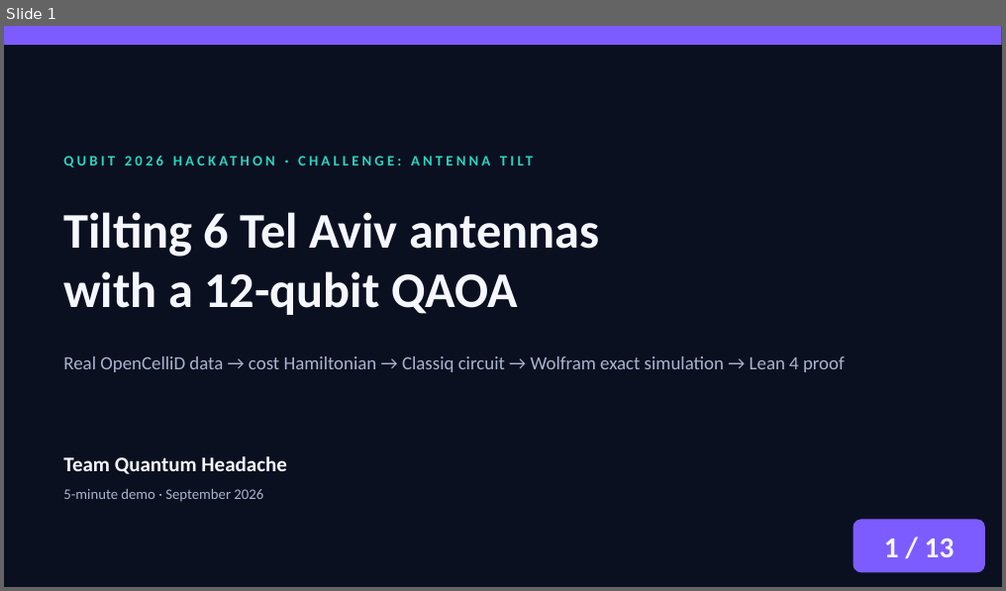
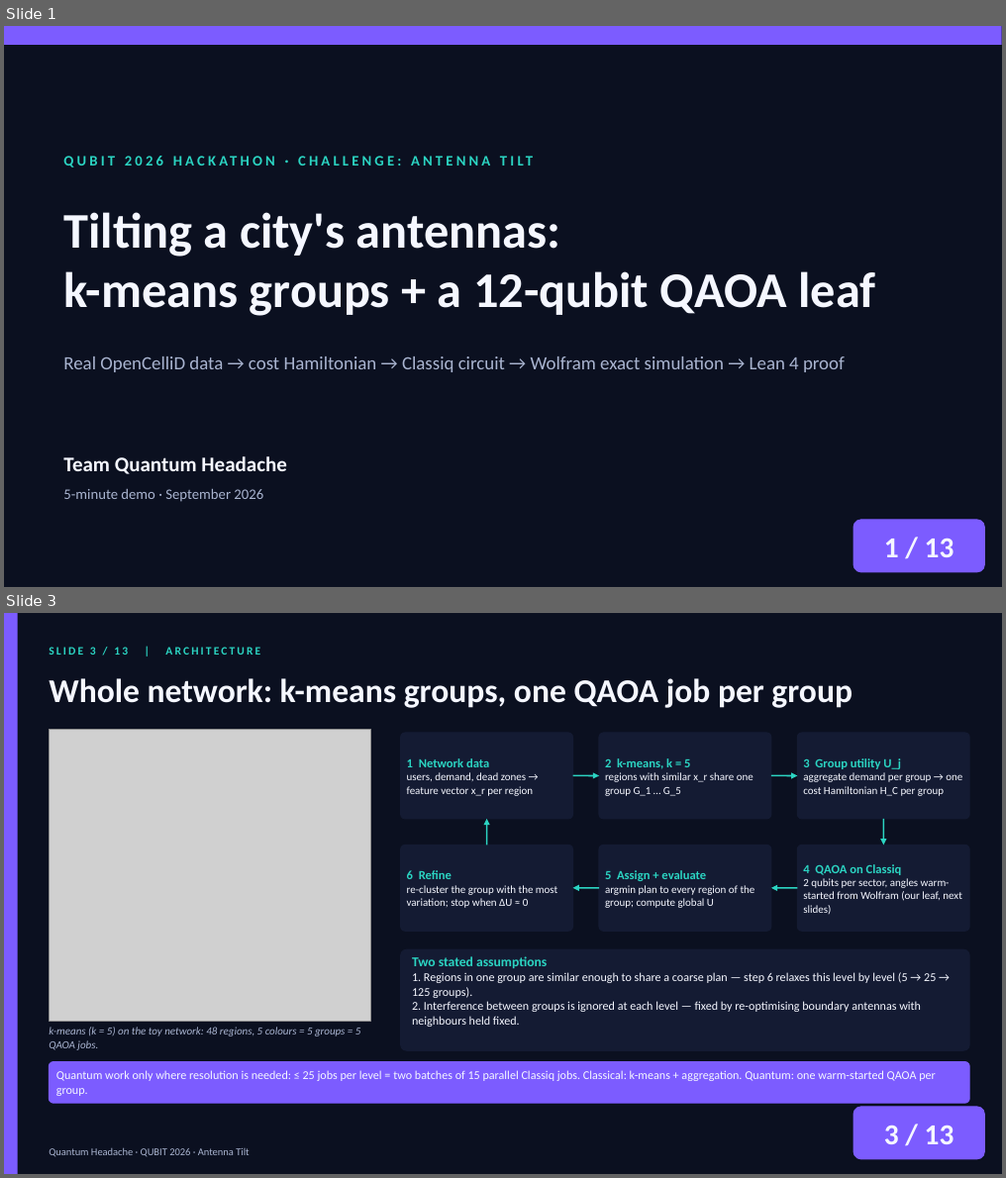
Before and after one commit to zuwasi/quantum-headache-antenna-tilt, a slide deck: presentation/QuantumHeadache_AntennaTilt.pptx. Shown one above the other, each under a label of ours: slide 1 before the commit, slides 1 and 3 after it; the slides between them are not shown. The pictures are 1006x591 and 1006x1178 pixels, drawn with LibreOffice and Linux fonts; fonts in the diff are those of the drawing; grey boxes stand for pictures. Boxes give left, top, right and bottom in pixels: in the first picture for what was removed or moved away, otherwise in the second. Text is boxed around its words. In the diff, an @@ line names an element or a change of style, - is before the commit and + after.

```diff
--- a/presentation/QuantumHeadache_AntennaTilt.pptx
+++ b/presentation/QuantumHeadache_AntennaTilt.pptx
@@ slide 3 added at [4, 613, 1002, 1174], background #0B1020 @@
@@ rectangle added at [4, 613, 18, 1174], fill #7C5CFF @@
@@ text added at [49, 647, 260, 655], 11 pt, text #2BD4C2, bold @@
+SLIDE 3 / 13 | ARCHITECTURE
@@ text added at [49, 678, 852, 708], 32 pt, text #F5F7FF, bold @@
+Whole network: k-means groups, one QAOA job per group
@@ picture added at [49, 729, 371, 1021] @@
@@ rounded rectangle added at [401, 733, 573, 819], fill #141B33, outline #141B33 1 pt @@
@@ text added at [407, 759, 533, 796], 10.5 pt, text #F5F7FF @@
+1 Network data
+users, demand, dead zones → feature vector x_r per region
@@ rounded rectangle added at [599, 733, 771, 819], fill #141B33, outline #141B33 1 pt @@
@@ text added at [605, 759, 753, 796], 10.5 pt, text #F5F7FF @@
+2 k-means, k = 5
+regions with similar x_r share one group G_1 … G_5
@@ rounded rectangle added at [798, 733, 969, 819], fill #141B33, outline #141B33 1 pt @@
@@ text added at [803, 759, 962, 796], 10.5 pt, text #F5F7FF @@
+3 Group utility U_j
+aggregate demand per group → one cost Hamiltonian H_C per group
@@ arrow added from (573, 775) to (599, 776), #2BD4C2 1.5 pt @@
@@ arrow added from (771, 775) to (798, 776), #2BD4C2 1.5 pt @@
@@ arrow added from (487, 845) to (487, 819), #2BD4C2 1.5 pt @@
@@ arrow added from (884, 819) to (884, 845), #2BD4C2 1.5 pt @@
@@ rounded rectangle added at [401, 845, 573, 931], fill #141B33, outline #141B33 1 pt @@
@@ rounded rectangle added at [599, 845, 771, 931], fill #141B33, outline #141B33 1 pt @@
@@ rounded rectangle added at [798, 845, 969, 931], fill #141B33, outline #141B33 1 pt @@
@@ text added at [407, 870, 557, 908], 10.5 pt, text #F5F7FF @@
+6 Refine
+re-cluster the group with the most variation; stop when ΔU ≈ 0
@@ text added at [605, 870, 755, 908], 10.5 pt, text #F5F7FF @@
+5 Assign + evaluate
+argmin plan to every region of the group; compute global U
@@ text added at [803, 864, 961, 914], 10.5 pt, text #F5F7FF @@
+4 QAOA on Classiq
+2 qubits per sector, angles warm-started from Wolfram (our leaf, next slides)
@@ arrow added from (599, 888) to (573, 888), #2BD4C2 1.5 pt @@
@@ arrow added from (798, 888) to (771, 888), #2BD4C2 1.5 pt @@
@@ rounded rectangle added at [401, 950, 969, 1051], fill #141B33, outline #141B33 1 pt @@
@@ text added at [412, 957, 936, 1027], 11.5 pt, text #F5F7FF @@
+Two stated assumptions
+1. Regions in one group are similar enough to share a coarse plan — step 6 relaxes this level by level (5 → 25 → 125 groups).
+2. Interference between groups is ignored at each level — fixed by re-optimising boundary antennas with neighbours held fixed.
@@ text added at [49, 1027, 361, 1051], 10.5 pt, text #A9B4D0, italic @@
+k-means (k = 5) on the toy network: 48 regions, 5 colours = 5 groups = 5 QAOA jobs.
@@ rounded rectangle added at [49, 1062, 969, 1103], fill #7C5CFF, outline #7C5CFF 1 pt @@
@@ text added at [56, 1070, 936, 1096], 11.5 pt, text #F5F7FF @@
+Quantum work only where resolution is needed: ≤ 25 jobs per level = two batches of 15 parallel Classiq jobs. Classical: k-means + aggregation. Quantum: one warm-started QAOA per group.
@@ rounded rectangle added at [853, 1107, 985, 1159], fill #7C5CFF, outline #7C5CFF 1 pt @@
@@ text added at [884, 1126, 954, 1145], 28 pt, text #F5F7FF, bold @@
+3 / 13
@@ text added at [49, 1149, 249, 1157], 10 pt, text #A9B4D0 @@
+Quantum Headache · QUBIT 2026 · Antenna Tilt
@@ slide 1 changed as well @@
@@ text at [63, 212, 875, 316]: text changed @@
-Tilting 6 Tel Aviv antennas
-with a 12-qubit QAOA
+Tilting a city's antennas:
+k-means groups + a 12-qubit QAOA leaf
```
Also in this commit, not shown: 8 other slides changed, 3 other slides added, 4 slides removed, 9 other files.
